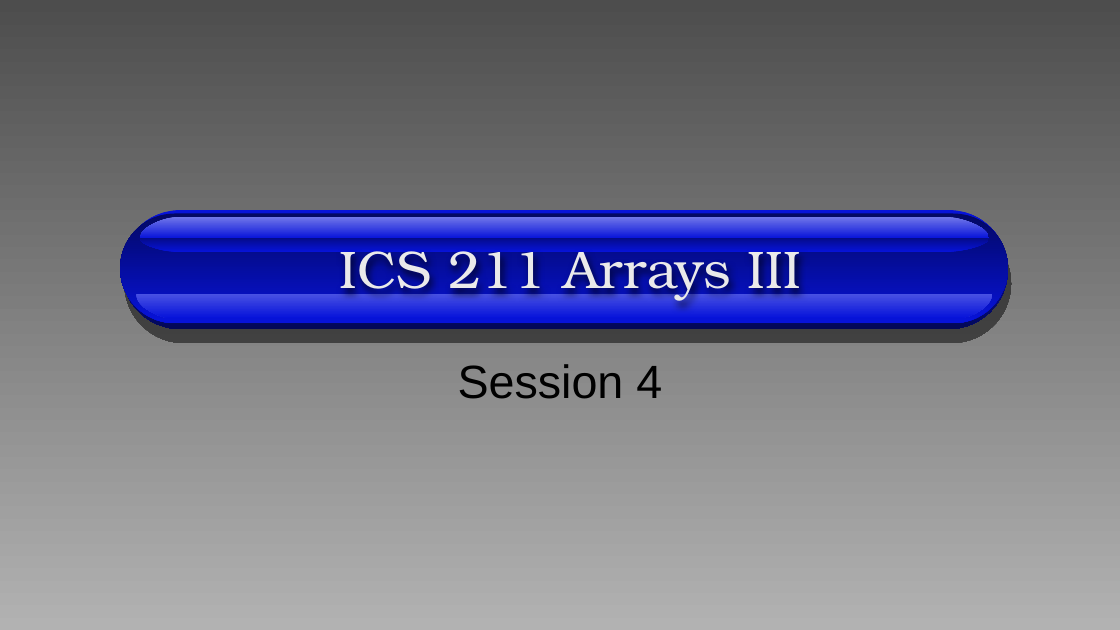
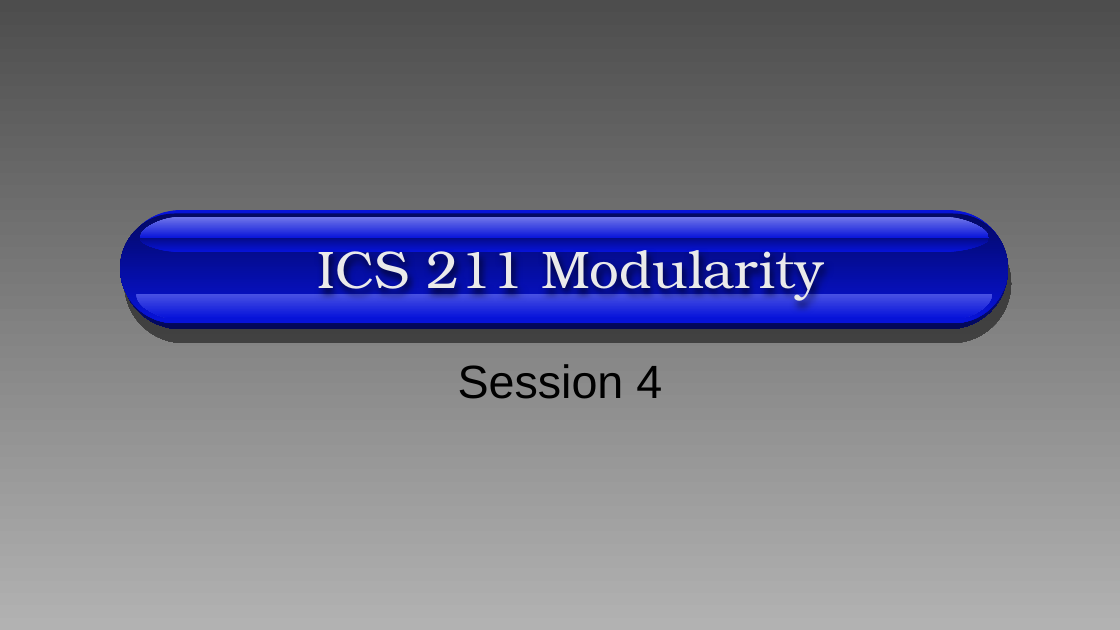
Before and after one commit to BilllyMacc/ics211-fall2014, a slide deck: slide 1 of src/morea/slides/lecture04.pptx. Drawn at 1120x630 pixels with LibreOffice and Linux fonts; fonts in the diff are those of the drawing. Boxes give left, top, right and bottom in pixels: in the first picture for what was removed or moved away, otherwise in the second. Text is boxed around its words. In the diff, an @@ line names an element or a change of style, - is before the commit and + after.

```diff
--- a/src/morea/slides/lecture04.pptx
+++ b/src/morea/slides/lecture04.pptx
@@ title at [318,249,823,301]: text changed @@
-ICS 211 Arrays III
+ICS 211 Modularity
```
Also in this commit, not shown: 43 other files.
